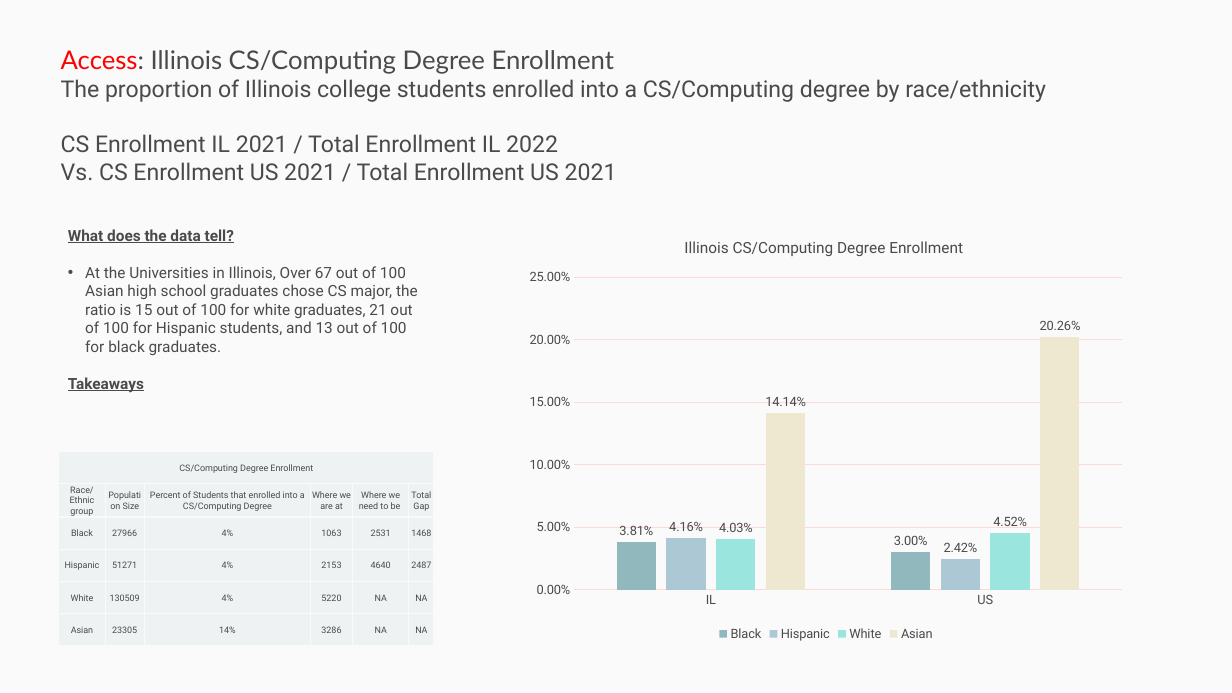
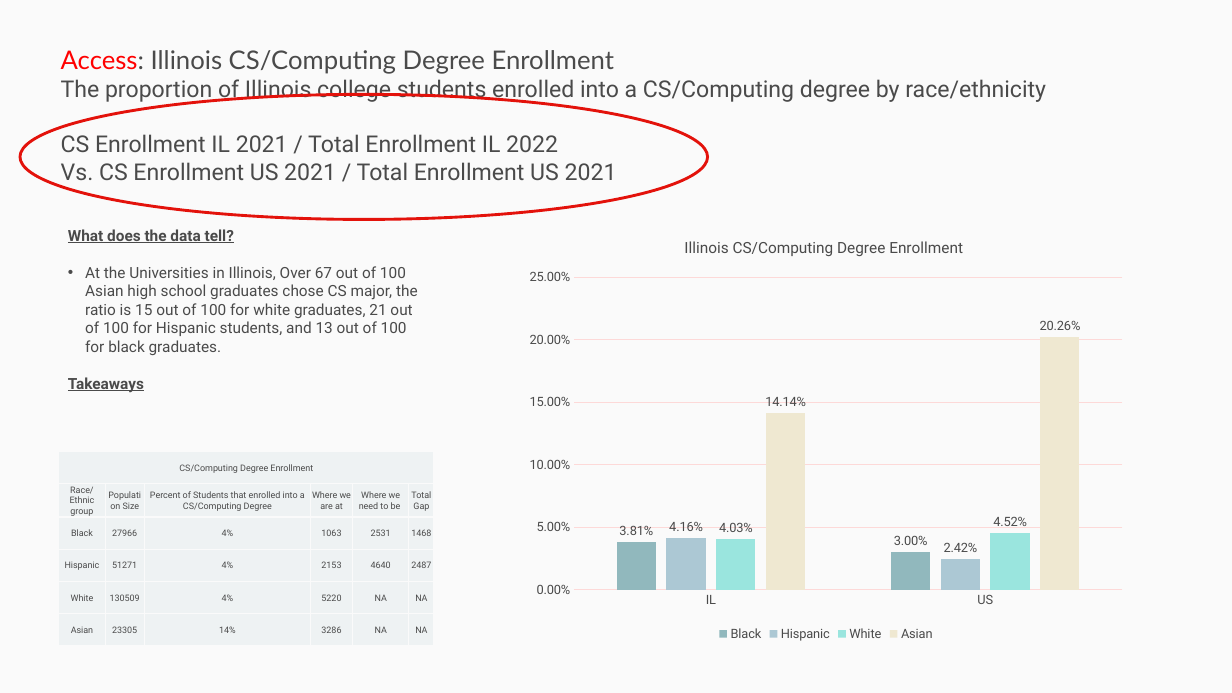
Before and after one commit to p33chicago/P33-DEI-dashboard-project, a slide deck: slide 26 of docs/Deep diving plots.pptx. Drawn at 1232x693 pixels with LibreOffice and Linux fonts; fonts in the diff are those of the drawing. Boxes give left, top, right and bottom in pixels: in the first picture for what was removed or moved away, otherwise in the second. Text is boxed around its words. In the diff, an @@ line names an element or a change of style, - is before the commit and + after.

```diff
--- a/docs/Deep diving plots.pptx
+++ b/docs/Deep diving plots.pptx
@@ ellipse added at [20,94,708,219], outline #E3120B 2.25 pt @@
```
Also in this commit, not shown: 10 other slides changed, 1 other file.
